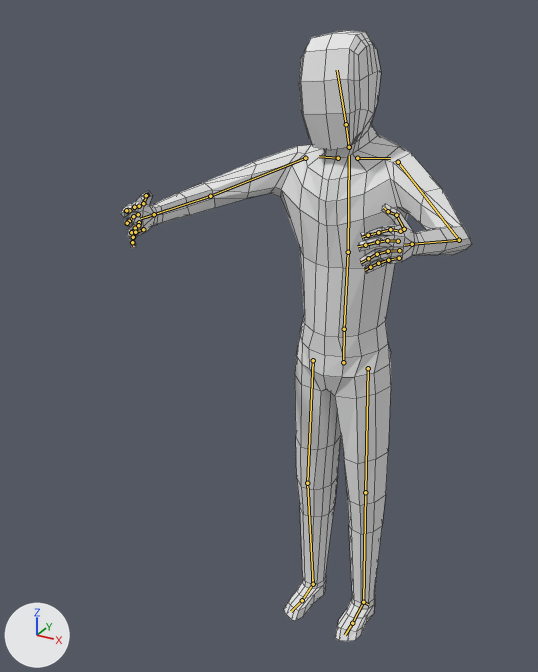
Two versions of the Blender file rainbowtest/Assets/Objects/rainbowplayeridle.blend, one commit apart.
Rendered twice from a camera (50 mm lens) standing at (4.88, -11.52, 11.7) and looking at (-0.9, -1.01, 6.45). Every picture has the same lights, and +X, +Y and +Z are marked at lower left. Both versions are drawn at frame 10 of the action 'PlayerIdlePot'; the numbers are the values there. The bones that bend it are drawn over the model as lines. Mesh edges are drawn as thin lines.

Names of what the first picture shows: 'Player'.
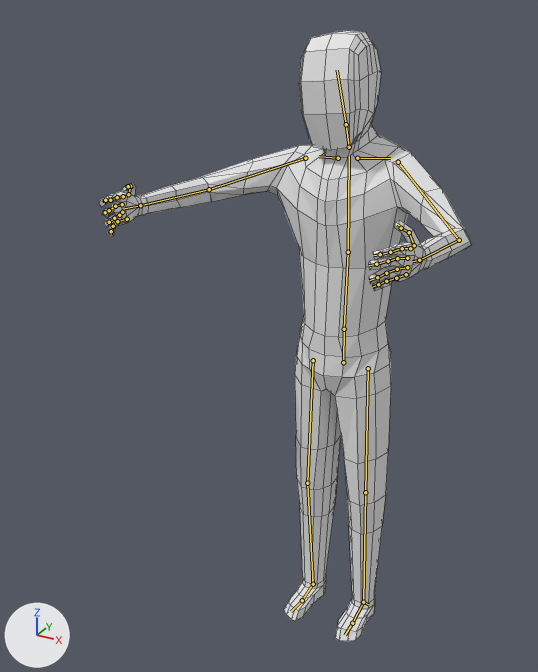
What differs and where, as boxes [x1, y1, x2, y2] in the pictures (538 x 672 px):
'Player', posed
    before: [121, 30, 472, 641]
    after: [99, 30, 471, 641]
bone 'forearm.L', root to tip
    before: (459, 240) to (412, 244)
    after: (459, 240) to (419, 260)
bone 'upper_arm.R', root to tip
    before: (305, 158) to (210, 196)
    after: (305, 158) to (209, 189)

What the commit changed:
Bone 'forearm.L' (bone_forearm_l) moves from (0.0, 0.0, 0.0) to (-0.005, 0.015, 0.013).
Bone 'forearm.L' (bone_forearm_l) turns from (68, -11, -30) to (63, -18, -37) degrees about its own x, y and z.
Bone 'upper_arm.R' (bone_upper_arm_r) turns from (43, 15, -23) to (35, 21, -28) degrees about its own x, y and z.
